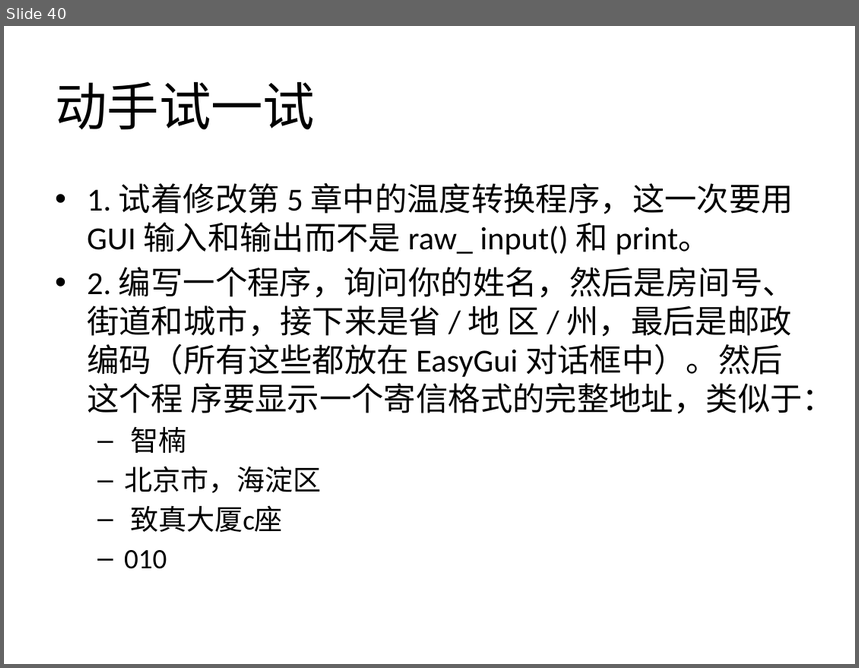
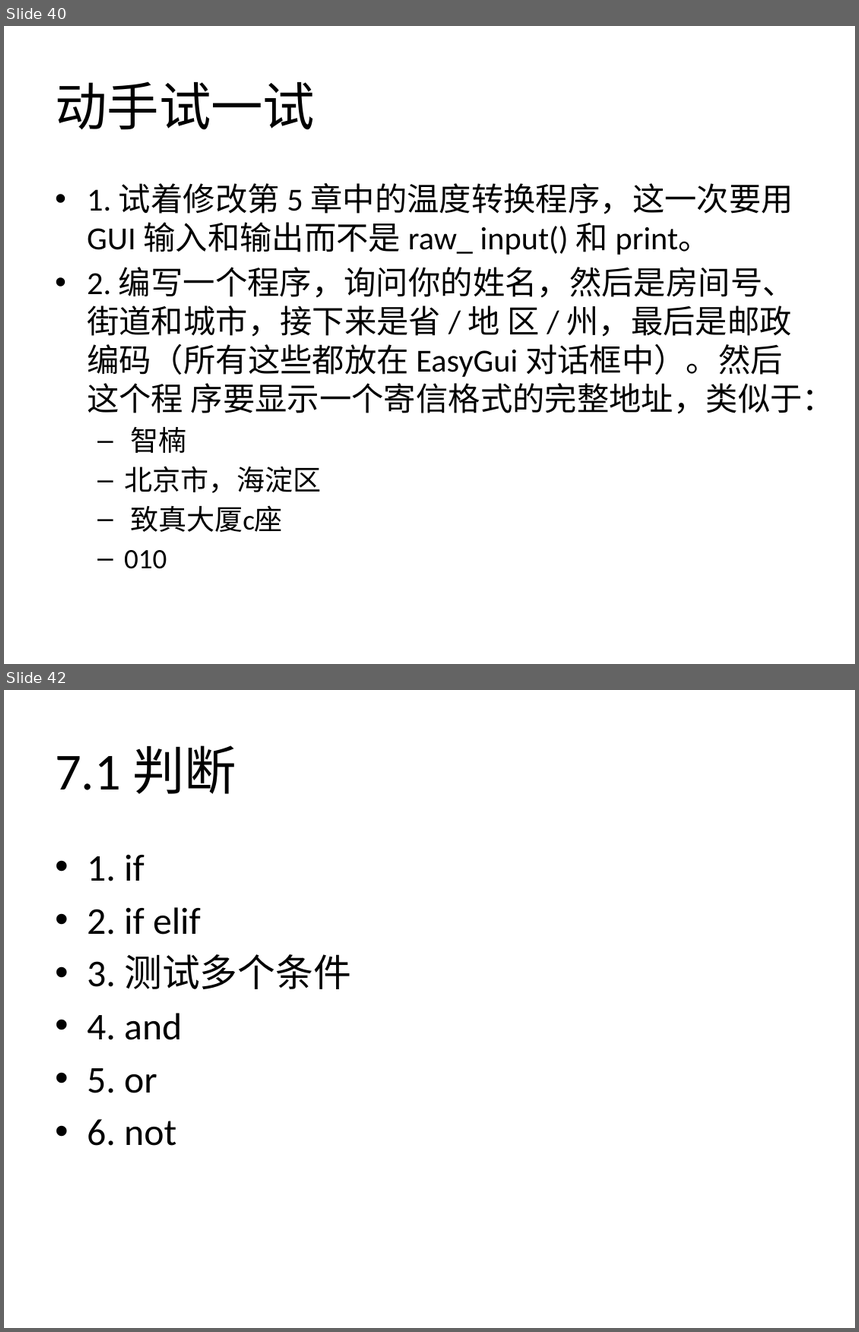
Before and after one commit to zhinan18/Python3, a slide deck: readme/Python3.pptx. Shown one above the other, each under a label of ours: slide 40 before the commit, slides 40 and 42 after it; the slides between them are not shown. The pictures are 859x668 and 859x1332 pixels, drawn with LibreOffice and Linux fonts; fonts in the diff are those of the drawing. Boxes give left, top, right and bottom in pixels: in the first picture for what was removed or moved away, otherwise in the second. Text is boxed around its words. In the diff, an @@ line names an element or a change of style, - is before the commit and + after.

```diff
--- a/readme/Python3.pptx
+++ b/readme/Python3.pptx
@@ slide 42 added at box(4, 690, 855, 1328), background #FFFFFF @@
@@ title added at box(55, 745, 237, 794), 44 pt, text #000000 @@
+7.1 判断
@@ text added at box(87, 854, 351, 1146), 32 pt, text #000000 @@
+• 1. if
+• 2. if elif
+• 3. 测试多个条件
+• 4. and
+• 5. or
+• 6. not
```
Also in this commit, not shown: 20 other slides added, 15 other files.
